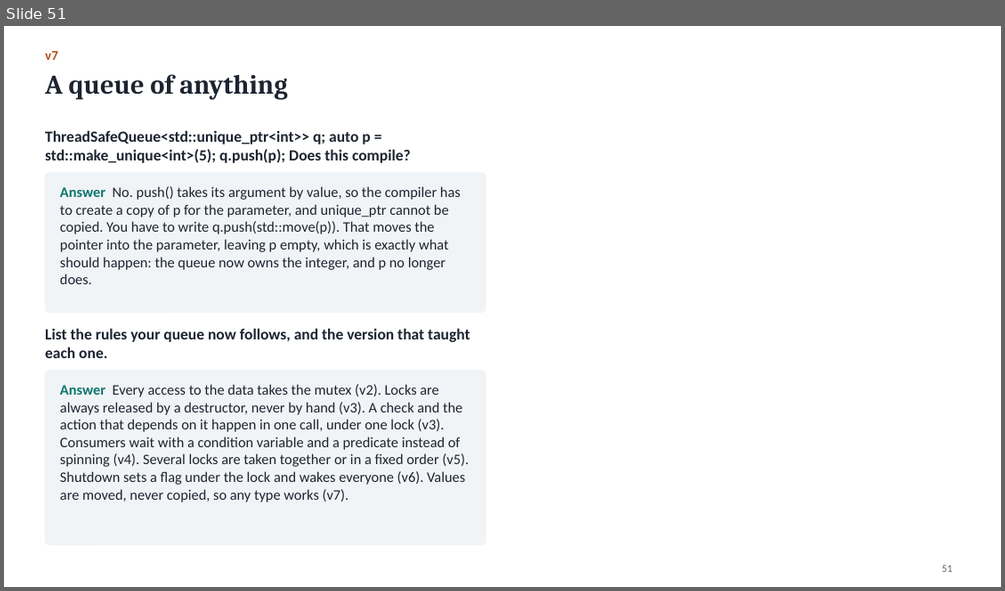
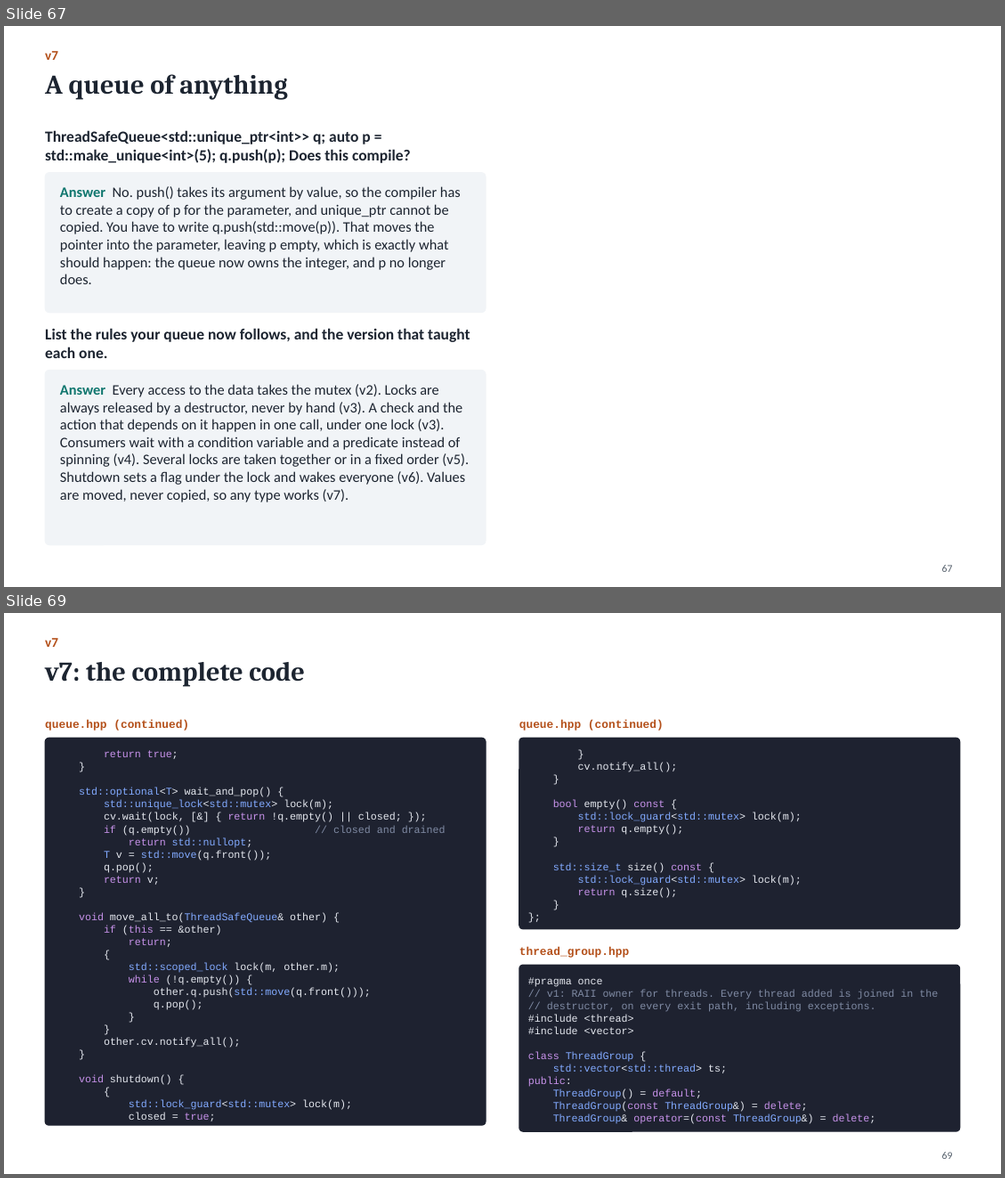
Before and after one commit to Kumarutkarsh9470/Project, a slide deck: Queue_Course.pptx. Shown one above the other, each under a label of ours: slide 51 before the commit, slides 67 and 69 after it; the slides between them are not shown. The pictures are 1005x591 and 1005x1178 pixels, drawn with LibreOffice and Linux fonts; fonts in the diff are those of the drawing. Boxes give left, top, right and bottom in pixels: in the first picture for what was removed or moved away, otherwise in the second. Text is boxed around its words. In the diff, an @@ line names an element or a change of style, - is before the commit and + after.

```diff
--- a/Queue_Course.pptx
+++ b/Queue_Course.pptx
@@ slide 69 added at (4, 613, 1001, 1174), background #FFFFFF @@
@@ text added at (45, 638, 58, 647), 13 pt, text #B4501A, bold @@
+v7
@@ title added at (45, 662, 304, 687), 26 pt, text #1C2430, bold @@
+v7: the complete code
@@ text added at (45, 720, 189, 730), 11 pt, text #B4501A, bold @@
+queue.hpp (continued)
@@ rounded rectangle added at (45, 738, 485, 1126), fill #1E2230, outline #1E2230 1 pt @@
@@ text added at (519, 720, 663, 730), 11 pt, text #B4501A, bold @@
+queue.hpp (continued)
@@ rounded rectangle added at (519, 738, 960, 929), fill #1E2230, outline #1E2230 1 pt @@
@@ text added at (79, 750, 445, 1121), 10 pt, text #E4E7EE @@
+return true;
+}
+std::optional<T> wait_and_pop() {
+std::unique_lock<std::mutex> lock(m);
+cv.wait(lock, [&] { return !q.empty() || closed; });
+if (q.empty()) // closed and drained
+return std::nullopt;
+T v = std::move(q.front());
+q.pop();
+return v;
+}
+void move_all_to(ThreadSafeQueue& other) {
+if (this == &other)
+return;
+{
+std::scoped_lock lock(m, other.m);
+while (!q.empty()) {
+other.q.push(std::move(q.front()));
+q.pop();
+}
+}
+other.cv.notify_all();
+}
+void shutdown() {
+{
+std::lock_guard<std::mutex> lock(m);
+closed = true;
@@ text added at (553, 763, 801, 898), 10 pt, text #E4E7EE @@
+}
+cv.notify_all();
+}
+bool empty() const {
+std::lock_guard<std::mutex> lock(m);
+return q.empty();
+}
+std::size_t size() const {
+std::lock_guard<std::mutex> lock(m);
+return q.size();
+}
+};
@@ text added at (519, 947, 629, 957), 11 pt, text #B4501A, bold @@
+thread_group.hpp
@@ rounded rectangle added at (519, 965, 960, 1131), fill #1E2230, outline #1E2230 1 pt @@
@@ text added at (528, 977, 938, 1124), 10 pt, text #7F8AA3 @@
+#pragma once
+// v1: RAII owner for threads. Every thread added is joined in the
+// destructor, on every exit path, including exceptions.
+#include <thread>
+#include <vector>
+class ThreadGroup {
+std::vector<std::thread> ts;
+public:
+ThreadGroup() = default;
+ThreadGroup(const ThreadGroup&) = delete;
+ThreadGroup& operator=(const ThreadGroup&) = delete;
@@ page number added at (942, 1151, 953, 1159), 10 pt, text #55606C @@
+69
@@ what was slide 51 is now slide 67 @@
@@ page number at (942, 564, 953, 572): text changed @@
-51
+67
```
Also in this commit, not shown: 46 other slides added, 20 other files.
